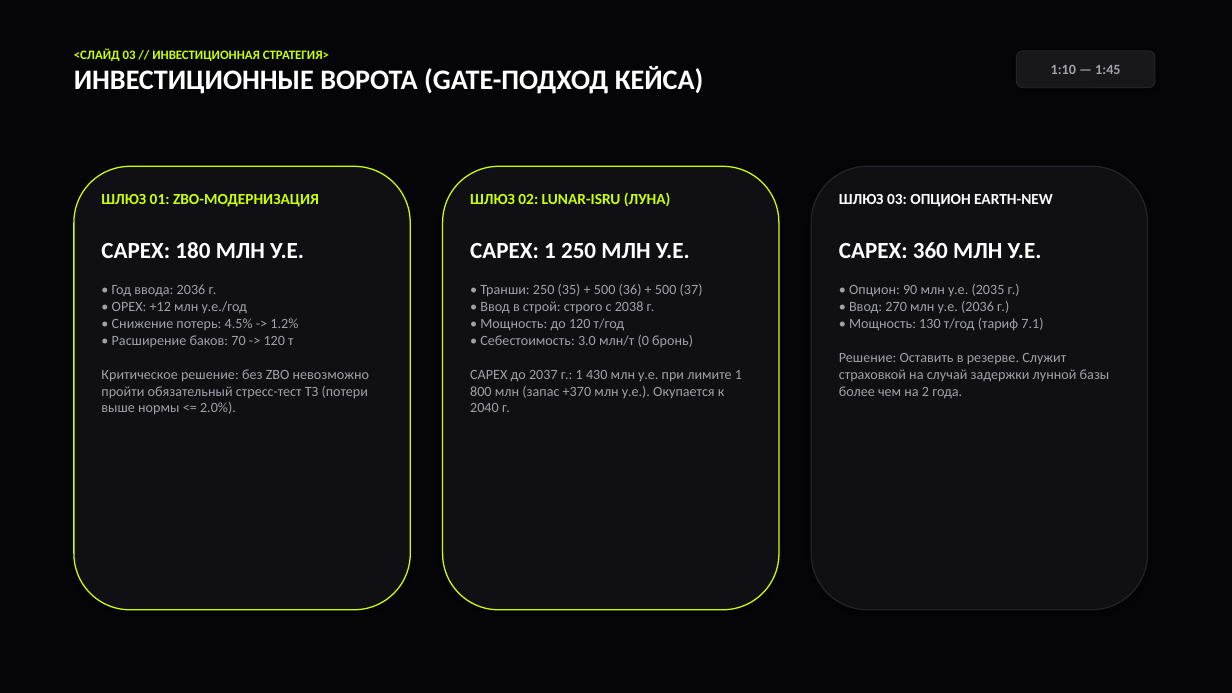
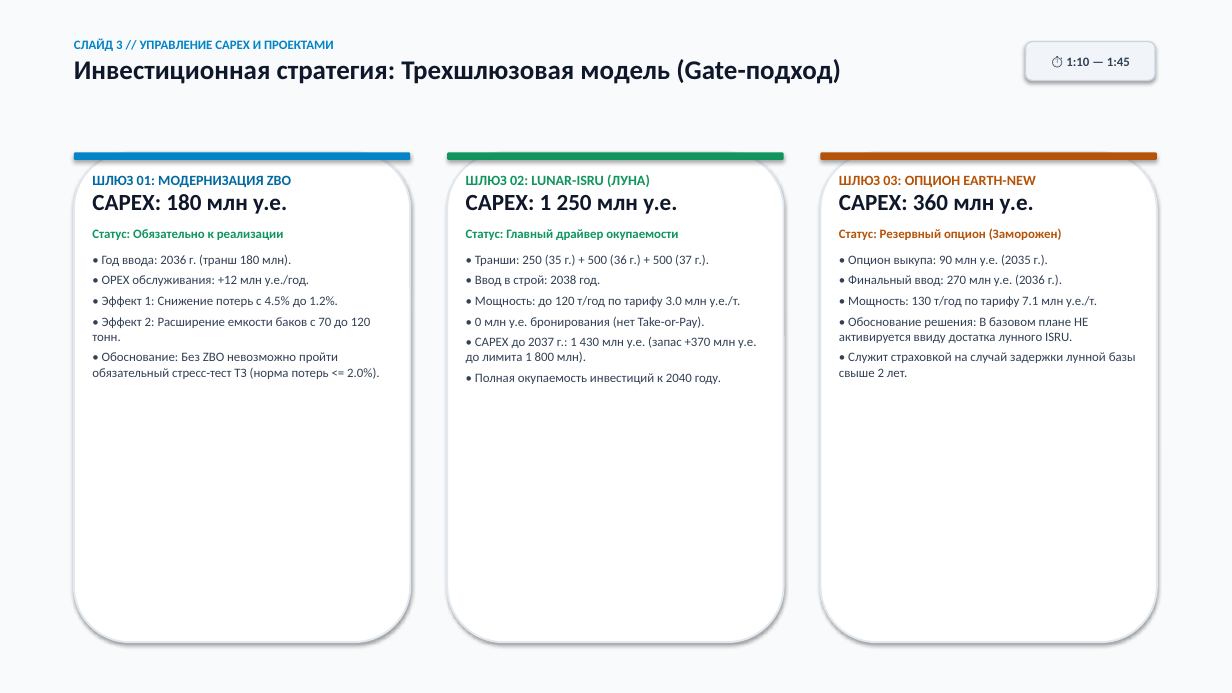
Before and after one commit to zahar713713-dot/Cosmo-Hackaton-2026, a slide deck: slide 3 of Presentation_Space_Logistics_2035.pptx. Drawn at 1232x693 pixels with LibreOffice and Linux fonts; fonts in the diff are those of the drawing. Boxes give left, top, right and bottom in pixels: in the first picture for what was removed or moved away, otherwise in the second. Text is boxed around its words. In the diff, an @@ line names an element or a change of style, - is before the commit and + after.

Commit message:
fix: revamp presentations with executive high-contrast theme and legible text

```diff
--- a/Presentation_Space_Logistics_2035.pptx
+++ b/Presentation_Space_Logistics_2035.pptx
@@ rectangle at [0,0,1232,693]: fill #050507 to #F8FAFC @@
@@ text at [74,39,841,84]: text changed; size 22 to 21 pt; text colour #FFFFFF to #0F172A @@
-<СЛАЙД 03 // ИНВЕСТИЦИОННАЯ СТРАТЕГИЯ>
-ИНВЕСТИЦИОННЫЕ ВОРОТА (GATE-ПОДХОД КЕЙСА)
+СЛАЙД 3 // УПРАВЛЕНИЕ CAPEX И ПРОЕКТАМИ
+Инвестиционная стратегия: Трехшлюзовая модель (Gate-подход)
@@ rounded rectangle "⏱ 1:10 — 1:45": place and size @@
-rounded rectangle "⏱ 1:10 — 1:45" at [1017,51,1155,88]
+rounded rectangle "⏱ 1:10 — 1:45" at [1026,42,1155,80]
@@ rounded rectangle "⏱ 1:10 — 1:45" at [1026,42,1155,80]: fill #18181C to #F1F5F9; outline #23232A 0.75 pt to #CBD5E1 1 pt @@
@@ text in rounded rectangle at [1066,57,1130,66]: text changed; size 11 to 10 pt; text colour #A1A1AA to #334155 @@
-1:10 — 1:45
+⏱ 1:10 — 1:45
@@ rounded rectangle: place and size @@
-rounded rectangle at [74,166,410,610]
+rounded rectangle at [74,152,410,642]
@@ rounded rectangle at [74,152,410,642]: fill #0F0F14 to #FFFFFF; outline #CCFF00 1 pt to #E2E8F0 1.5 pt @@
@@ rounded rectangle added at [74,152,410,160], fill #0284C7 @@
@@ text at [92,175,379,379]: text changed; size 11 to 10 pt; text colour #A1A1AA to #334155 @@
-ШЛЮЗ 01: ZBO-МОДЕРНИЗАЦИЯ
-CAPEX: 180 МЛН У.Е.
-• Год ввода: 2036 г.
-• OPEX: +12 млн у.е./год
-• Снижение потерь: 4.5% -> 1.2%
-• Расширение баков: 70 -> 120 т
-Критическое решение: без ZBO невозможно пройти обязательный стресс-тест ТЗ (потери выше нормы <= 2.0%).
+ШЛЮЗ 01: МОДЕРНИЗАЦИЯ ZBO
+CAPEX: 180 млн у.е.
+Статус: Обязательно к реализации
+• Год ввода: 2036 г. (транш 180 млн).
+• OPEX обслуживания: +12 млн у.е./год.
+• Эффект 1: Снижение потерь с 4.5% до 1.2%.
+• Эффект 2: Расширение емкости баков с 70 до 120 тонн.
+• Обоснование: Без ZBO невозможно пройти обязательный стресс-тест ТЗ (норма потерь <= 2.0%).
@@ rounded rectangle at [447,152,784,642]: fill #0F0F14 to #FFFFFF; outline #CCFF00 1 pt to #E2E8F0 1.5 pt @@
@@ rounded rectangle: place and size @@
-rounded rectangle at [443,166,779,610]
+rounded rectangle at [447,152,784,642]
@@ rounded rectangle added at [447,152,784,160], fill #10955D @@
@@ text at [466,174,650,187]: size 12 to 11 pt, text colour #CCFF00 to #10955D in "ШЛЮЗ 02: LUNAR-ISRU (ЛУНА)" @@
@@ text "ШЛЮЗ 02: LUNAR-ISRU (ЛУНА)": place and size @@
-text "ШЛЮЗ 02: LUNAR-ISRU (ЛУНА)" at [470,193,742,412]
+text "ШЛЮЗ 02: LUNAR-ISRU (ЛУНА)" at [466,174,756,384]
@@ rounded rectangle: place and size @@
-rounded rectangle at [811,166,1148,610]
+rounded rectangle at [821,152,1157,642]
@@ rounded rectangle at [821,152,1157,642]: fill #0F0F14 to #FFFFFF; outline #23232A 1 pt to #E2E8F0 1.5 pt @@
@@ rounded rectangle added at [821,152,1157,160], fill #B45309 @@
@@ text at [839,175,1035,187]: size 12 to 11 pt, text colour #FFFFFF to #B45309 in "ШЛЮЗ 03: ОПЦИОН EARTH-NEW" @@
@@ text "ШЛЮЗ 03: ОПЦИОН EARTH-NEW": place and size @@
-text "ШЛЮЗ 03: ОПЦИОН EARTH-NEW" at [839,194,1110,398]
+text "ШЛЮЗ 03: ОПЦИОН EARTH-NEW" at [839,175,1136,377]
@@ text at [466,195,756,384]: text changed; size 11 to 10 pt; text colour #A1A1AA to #334155 @@
-CAPEX: 1 250 МЛН У.Е.
-• Транши: 250 (35) + 500 (36) + 500 (37)
-• Ввод в строй: строго с 2038 г.
-• Мощность: до 120 т/год
-• Себестоимость: 3.0 млн/т (0 бронь)
-CAPEX до 2037 г.: 1 430 млн у.е. при лимите 1 800 млн (запас +370 млн у.е.). Окупается к 2040 г.
+CAPEX: 1 250 млн у.е.
+Статус: Главный драйвер окупаемости
+• Транши: 250 (35 г.) + 500 (36 г.) + 500 (37 г.).
+• Ввод в строй: 2038 год.
+• Мощность: до 120 т/год по тарифу 3.0 млн у.е./т.
+• 0 млн у.е. бронирования (нет Take-or-Pay).
+• CAPEX до 2037 г.: 1 430 млн у.е. (запас +370 млн у.е. до лимита 1 800 млн).
+• Полная окупаемость инвестиций к 2040 году.
@@ text at [839,194,1136,377]: text changed; size 11 to 10 pt; text colour #A1A1AA to #334155 @@
-CAPEX: 360 МЛН У.Е.
-• Опцион: 90 млн у.е. (2035 г.)
-• Ввод: 270 млн у.е. (2036 г.)
-• Мощность: 130 т/год (тариф 7.1)
-Решение: Оставить в резерве. Служит страховкой на случай задержки лунной базы более чем на 2 года.
+CAPEX: 360 млн у.е.
+Статус: Резервный опцион (Заморожен)
+• Опцион выкупа: 90 млн у.е. (2035 г.).
+• Финальный ввод: 270 млн у.е. (2036 г.).
+• Мощность: 130 т/год по тарифу 7.1 млн у.е./т.
+• Обоснование решения: В базовом плане НЕ активируется ввиду достатка лунного ISRU.
+• Служит страховкой на случай задержки лунной базы свыше 2 лет.
```
Also in this commit, not shown: 4 other slides changed, 2 slides added, 2 slides removed, 3 other files.
